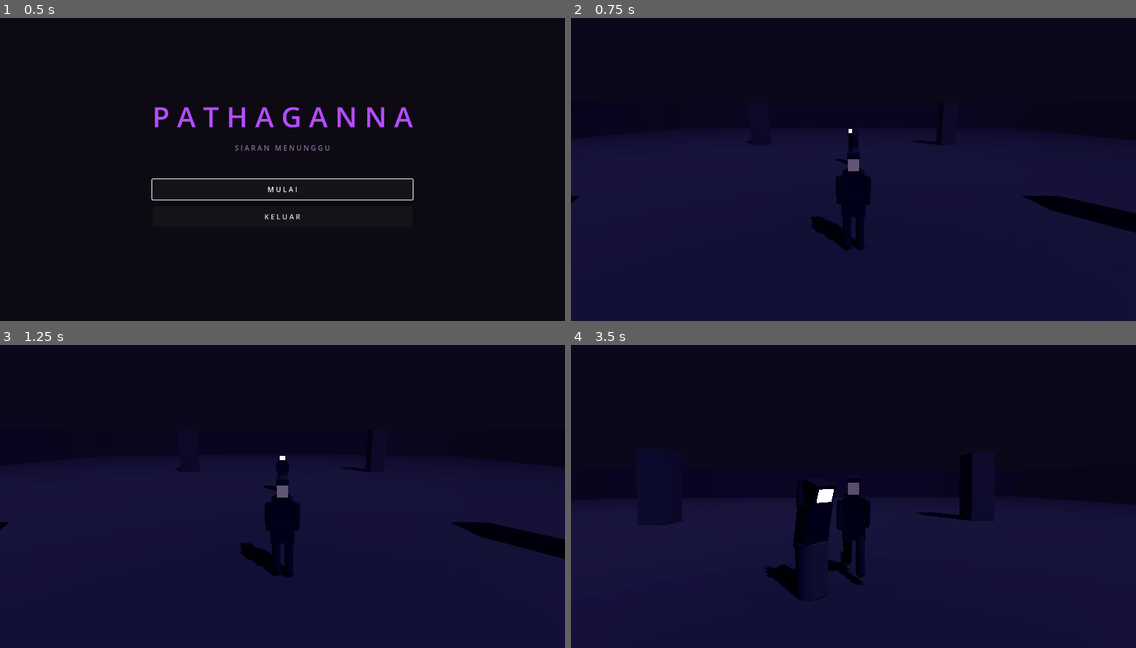
Above: before the commit, frames 1-4 (two rows, left to right).
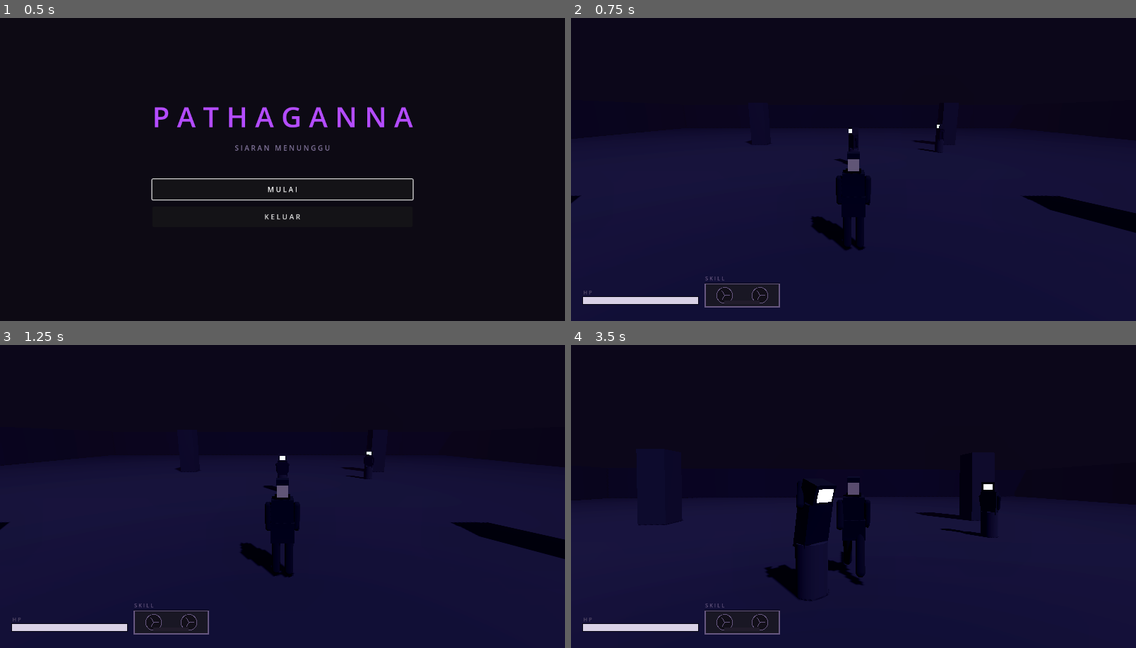
Above: after the commit, the same moments.

Repository: Watarufa/Pathaganna
Game: Godot game, scene res://scenes/main.tscn
The game is run twice, just before and just after one commit, with the same random seed, the same clock (stepped at 60 frames per second) and the same inputs.
Inputs (mouse positions are in pixels of both pictures, inside the frame that each line leads up to):
- Up to frame 1 (0.5 s): no input
- Up to frame 2 (0.75 s): click "M U L A I" at 0.5 s
- Up to frame 3 (1.25 s): no input
- Up to frame 4 (3.5 s): move the mouse to (881, 487) at 1.27 s; hold W (move_forward) from 1.28 s (still down); right-click (881, 487) at 1.35 s; move the mouse to (825, 490) at 2.02 s; click (825, 490) at 2.1 s; right-click (825, 490) at 2.3 s; move the mouse to (864, 484) at 2.77 s; tap Shift (dodge) at 2.85 s; right-click (864, 484) at 3.05 s

Frame 1 is identical in both runs. In frame 2, 1.0% of the frame differs, in the area x 2-66%, y 35-96%; in frame 3, 1.0%; in frame 4, 1.4%, in the area x 2-76%, y 45-96%.

Commit message:
add hud with cassette skill meter and wire systems into area

Diff:
--- /dev/null
+++ b/scenes/ui/hud.tscn
@@ -0,0 +1,6 @@
+[gd_scene load_steps=2 format=3]
+
+[ext_resource type="Script" path="res://scripts/ui/hud.gd" id="1_hud"]
+
+[node name="HUD" type="CanvasLayer"]
+script = ExtResource("1_hud")
--- a/scripts/level/area.gd
+++ b/scripts/level/area.gd
@@ -1,16 +1,30 @@
-## Level graybox M1: lantai datar + environment gelap-neon dasar + dummy latihan.
+## Level graybox M2: lantai datar + environment gelap-neon dasar + dummy latihan,
+## plus perakitan sistem per-sesi (style meter, penyulut VFX, HUD).
 ## M4 memecah menjadi 3 zona (Gerbang Kuil, Koridor Terkutuk, Arena Boss).
 extends Node3D
 
 const DUMMY_SCENE := preload("res://scenes/enemies/dummy.tscn")
+const HUD_SCENE := preload("res://scenes/ui/hud.tscn")
 
 func _ready() -> void:
 	_build_environment()
 	_build_graybox()
-	_spawn_dummy()
+	_spawn_dummies()
+	_build_systems()
 
 func get_player_spawn() -> Vector3:
 	return Vector3(0, 0.15, 8)
+
+func _build_systems() -> void:
+	var style := StyleMeter.new()
+	style.name = "StyleMeter"
+	add_child(style)
+
+	var fx := FxSpawner.new()
+	fx.name = "FxSpawner"
+	add_child(fx)
+
+	add_child(HUD_SCENE.instantiate())
 
 func _build_environment() -> void:
 	var env := Environment.new()
@@ -66,7 +80,9 @@
 	body.add_child(mi)
 	add_child(body)
 
-func _spawn_dummy() -> void:
-	var d := DUMMY_SCENE.instantiate()
-	d.position = Vector3(0, 0, 0)
-	add_child(d)
+func _spawn_dummies() -> void:
+	# dua dummy: satu di depan spawn, satu terpisah untuk menguji cycle lock-on
+	for pos in [Vector3(0, 0, 0), Vector3(6, 0, -4)]:
+		var d := DUMMY_SCENE.instantiate()
+		d.position = pos
+		add_child(d)
--- a/scripts/main.gd
+++ b/scripts/main.gd
@@ -6,6 +6,7 @@
 const AREA_SCENE := "res://scenes/level/area.tscn"
 const PLAYER_SCENE := "res://scenes/player/player.tscn"
 const OVERLAY_SCENE := "res://scenes/ui/debug_overlay.tscn"
+const COMBAT_SMOKE := "res://scripts/dev/combat_smoke.gd"
 
 var _current: Node = null
 var _overlay: CanvasLayer = null
@@ -13,8 +14,9 @@
 func _ready() -> void:
 	_overlay = load(OVERLAY_SCENE).instantiate()
 	add_child(_overlay)
-	# `-- --smoke` dari CLI: langsung boot gameplay tanpa menu (untuk smoke test headless)
-	if "--smoke" in OS.get_cmdline_user_args():
+	# `-- --smoke` / `-- --combat-smoke` dari CLI: langsung boot gameplay tanpa menu
+	var args := OS.get_cmdline_user_args()
+	if "--smoke" in args or "--combat-smoke" in args:
 		start_game()
 	else:
 		show_menu()
@@ -43,6 +45,12 @@
 	area.add_child(player)
 	_overlay.player = player
 
+	if "--combat-smoke" in OS.get_cmdline_user_args():
+		var smoke: Node = load(COMBAT_SMOKE).new()
+		smoke.name = "CombatSmoke"
+		smoke.player = player
+		area.add_child(smoke)
+
 func _unhandled_input(event: InputEvent) -> void:
 	# Sementara (sampai pause menu M4): Esc melepas/menangkap mouse saat gameplay
 	if event.is_action_pressed("pause") and GameManager.state == GameManager.GameState.PLAYING:
--- /dev/null
+++ b/scripts/ui/hud.gd
@@ -0,0 +1,114 @@
+## HUD gameplay. Murni pendengar signal bus — tidak pernah mem-polling player.
+## HP kiri bawah, meter skill bergaya kaset di sebelahnya, style rank kanan atas.
+extends CanvasLayer
+
+const PURPLE := Color(0.706, 0.298, 1.0)
+const DIM := Color(0.32, 0.28, 0.4)
+
+var _hp := 1.0
+var _meter := 0.0
+var _meter_full := false
+
+var _bars: Control
+var _rank_label: Label
+var _prompt: Label
+var _reel_spin := 0.0
+
+func _ready() -> void:
+	layer = 10
+
+	_bars = Control.new()
+	_bars.set_anchors_preset(Control.PRESET_BOTTOM_LEFT)
+	_bars.position = Vector2(28, -128)
+	_bars.size = Vector2(460, 110)
+	_bars.draw.connect(_draw_bars)
+	add_child(_bars)
+
+	_rank_label = Label.new()
+	_rank_label.set_anchors_preset(Control.PRESET_TOP_RIGHT)
+	_rank_label.position = Vector2(-190, 22)
+	_rank_label.size = Vector2(160, 80)
+	_rank_label.horizontal_alignment = HORIZONTAL_ALIGNMENT_RIGHT
+	_rank_label.add_theme_font_size_override("font_size", 60)
+	_rank_label.add_theme_constant_override("shadow_offset_x", 2)
+	_rank_label.add_theme_constant_override("shadow_offset_y", 2)
+	_rank_label.add_theme_color_override("font_shadow_color", Color(0, 0, 0, 0.7))
+	add_child(_rank_label)
+
+	_prompt = Label.new()
+	_prompt.set_anchors_preset(Control.PRESET_CENTER_BOTTOM)
+	_prompt.position = Vector2(-200, -210)
+	_prompt.size = Vector2(400, 30)
+	_prompt.horizontal_alignment = HORIZONTAL_ALIGNMENT_CENTER
+	_prompt.add_theme_font_size_override("font_size", 18)
+	_prompt.add_theme_color_override("font_color", PURPLE)
+	_prompt.visible = false
+	add_child(_prompt)
+
+	CombatEvents.player_hp_changed.connect(_on_hp)
+	CombatEvents.meter_changed.connect(_on_meter)
+	CombatEvents.style_changed.connect(_on_style)
+	CombatEvents.interact_prompt.connect(_on_prompt)
+
+func _process(delta: float) -> void:
+	# reel kaset berputar saat "merekam" (meter penuh) — umpan balik kecil, gratis
+	if _meter_full:
+		_reel_spin += delta * 6.0
+	_bars.queue_redraw()
+
+func _on_hp(hp: float, max_hp: float) -> void:
+	_hp = hp / maxf(max_hp, 0.001)
+
+func _on_meter(value: float, max_value: float) -> void:
+	_meter = value / maxf(max_value, 0.001)
+	_meter_full = _meter >= 1.0
+
+func _on_style(_score: float, rank: String, color: Color) -> void:
+	_rank_label.text = rank
+	_rank_label.add_theme_color_override("font_color", color)
+
+func _on_prompt(text: String) -> void:
+	_prompt.text = text
+	_prompt.visible = not text.is_empty()
+
+# ------------------------------------------------------------- gambar
+func _draw_bars() -> void:
+	var font := ThemeDB.fallback_font
+
+	# --- HP bar ---
+	var hp_rect := Rect2(0, 74, 260, 16)
+	_bars.draw_rect(hp_rect.grow(2), Color(0, 0, 0, 0.65))
+	_bars.draw_rect(hp_rect, Color(0.16, 0.1, 0.14))
+	var hp_fill := hp_rect
+	hp_fill.size.x = hp_rect.size.x * _hp
+	var hp_color := Color(0.9, 0.25, 0.35) if _hp < 0.3 else Color(0.85, 0.82, 0.9)
+	_bars.draw_rect(hp_fill, hp_color)
+	_bars.draw_string(font, Vector2(0, 68), "H P", HORIZONTAL_ALIGNMENT_LEFT, -1, 12, DIM)
+
+	# --- meter skill bergaya kaset: dua reel + pita yang terisi ---
+	var origin := Vector2(276, 44)
+	var body := Rect2(origin.x, origin.y, 168, 52)
+	var glow: Color = PURPLE if _meter_full else Color(0.4, 0.34, 0.5)
+	_bars.draw_rect(body.grow(2), Color(0, 0, 0, 0.65))
+	_bars.draw_rect(body, Color(0.1, 0.09, 0.14))
+	_bars.draw_rect(body, glow, false, 2.0)
+
+	var reel_l := origin + Vector2(44, 26)
+	var reel_r := origin + Vector2(124, 26)
+	for c in [reel_l, reel_r]:
+		_bars.draw_circle(c, 18.0, Color(0.07, 0.06, 0.1))
+		_bars.draw_arc(c, 18.0, 0, TAU, 24, glow, 1.5)
+		# jari-jari reel berputar saat penuh
+		for i in 3:
+			var ang := _reel_spin + float(i) * TAU / 3.0
+			_bars.draw_line(c, c + Vector2(cos(ang), sin(ang)) * 12.0, glow, 1.5)
+
+	# pita antar reel: terisi seiring meter ("merekam" energi tiap parry)
+	var tape := Rect2(reel_l.x, origin.y + 38, reel_r.x - reel_l.x, 8)
+	_bars.draw_rect(tape, Color(0.13, 0.11, 0.17))
+	var tape_fill := tape
+	tape_fill.size.x = tape.size.x * _meter
+	_bars.draw_rect(tape_fill, PURPLE)
+	var label: String = "S K I L L   S I A P  ( Q )" if _meter_full else "S K I L L"
+	_bars.draw_string(font, Vector2(origin.x, origin.y - 8), label,
+		HORIZONTAL_ALIGNMENT_LEFT, -1, 12, glow)
Not shown, added: scripts/ui/hud.gd.uid
